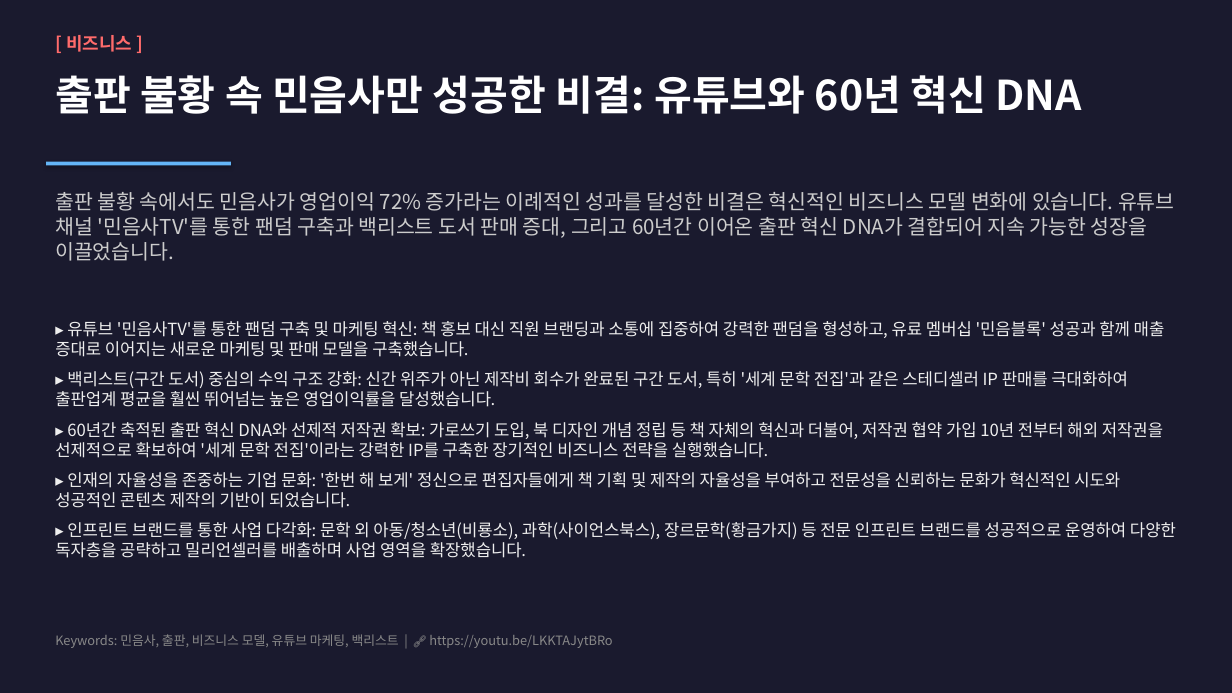
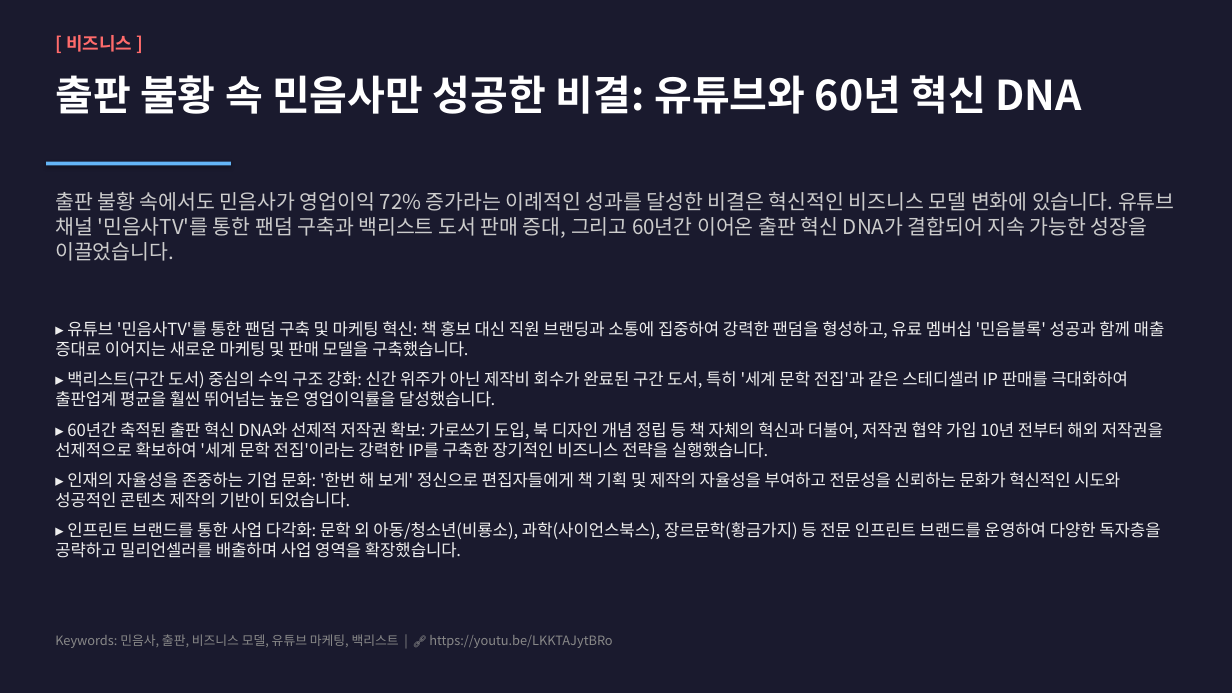
Before and after one commit to meesokim/my-youtube-gallary, a slide deck: slide 1 of docs/minumsa-business-innovation.pptx. Drawn at 1232x693 pixels with LibreOffice and Linux fonts; fonts in the diff are those of the drawing. Boxes give left, top, right and bottom in pixels: in the first picture for what was removed or moved away, otherwise in the second. Text is boxed around its words. In the diff, an @@ line names an element or a change of style, - is before the commit and + after.

```diff
--- a/docs/minumsa-business-innovation.pptx
+++ b/docs/minumsa-business-innovation.pptx
@@ text at (x1=55, y1=522, x2=1160, y2=558): text changed @@
-▸ 인프린트 브랜드를 통한 사업 다각화: 문학 외 아동/청소년(비룡소), 과학(사이언스북스), 장르문학(황금가지) 등 전문 인프린트 브랜드를 성공적으로 운영하여 다양한 독자층을 공략하고 밀리언셀러를 배출하며 사업 영역을 확장했습니다.
+▸ 인프린트 브랜드를 통한 사업 다각화: 문학 외 아동/청소년(비룡소), 과학(사이언스북스), 장르문학(황금가지) 등 전문 인프린트 브랜드를 운영하여 다양한 독자층을 공략하고 밀리언셀러를 배출하며 사업 영역을 확장했습니다.
```
Also in this commit, not shown: 9 other files.
